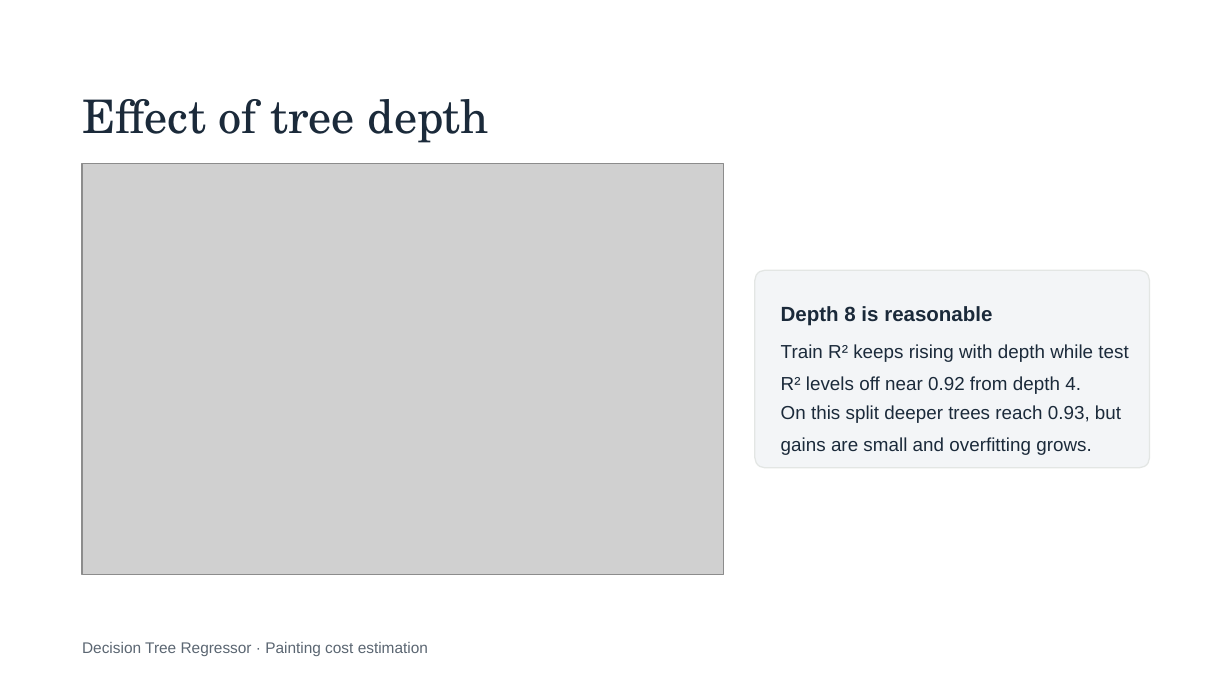
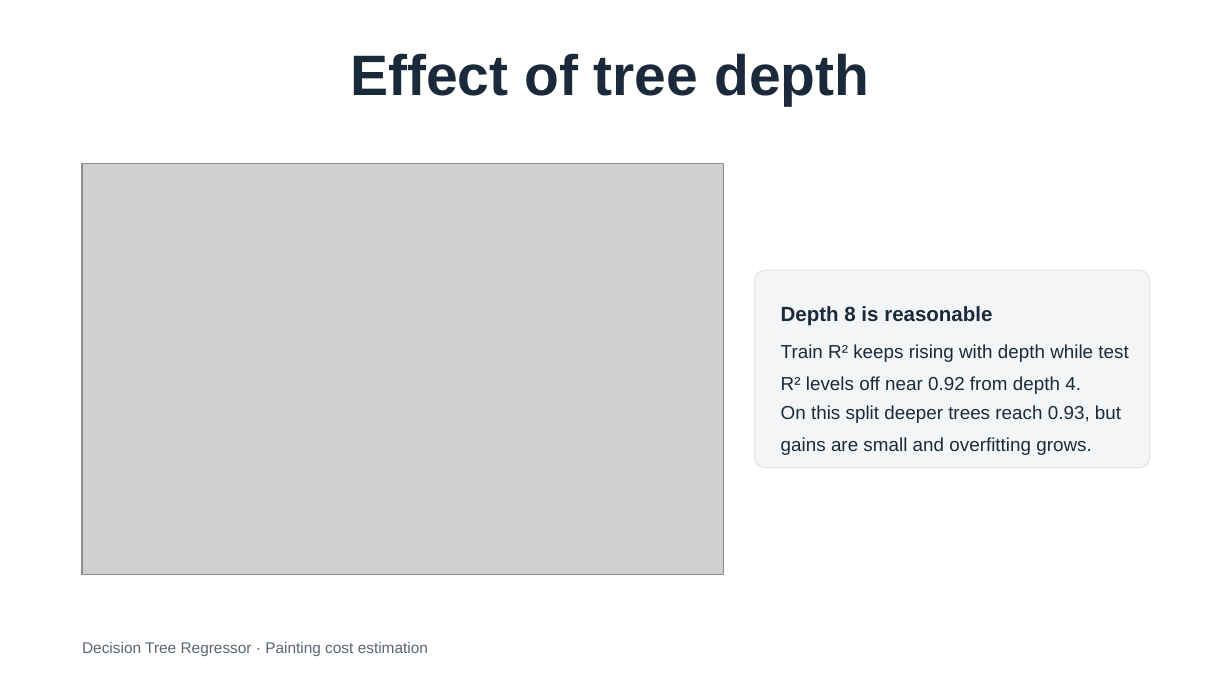
Before and after one commit to Goutam363/painting-cost-prediction, a slide deck: slide 12 of ML_Project_9_Group_3_Presentation.pptx. Drawn at 1232x693 pixels with LibreOffice and Linux fonts; fonts in the diff are those of the drawing; grey boxes stand for pictures. Boxes give left, top, right and bottom in pixels: in the first picture for what was removed or moved away, otherwise in the second. Text is boxed around its words. In the diff, an @@ line names an element or a change of style, - is before the commit and + after.

Commit message:
aligned text in the presentation

```diff
--- a/ML_Project_9_Group_3_Presentation.pptx
+++ b/ML_Project_9_Group_3_Presentation.pptx
@@ title "Effect of tree depth": place and size @@
-title "Effect of tree depth" at [82, 99, 489, 143]
+title "Effect of tree depth" at [350, 53, 869, 106]
@@ title "Effect of tree depth" at [350, 53, 869, 106]: size 27 to 33.3 pt, font TeX Gyre Schola to Arial, bold on @@
```
Also in this commit, not shown: 7 other slides changed.
